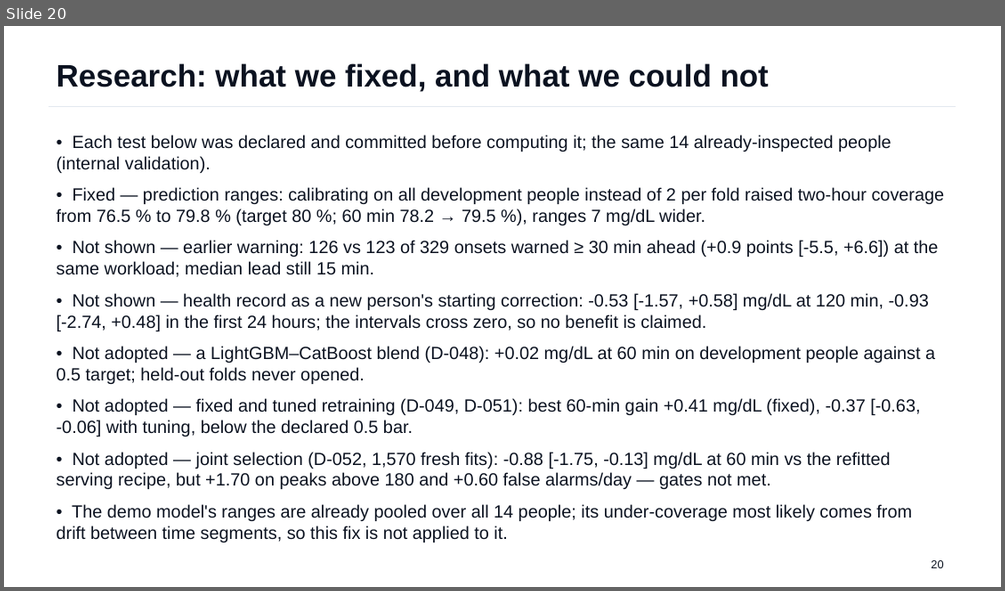
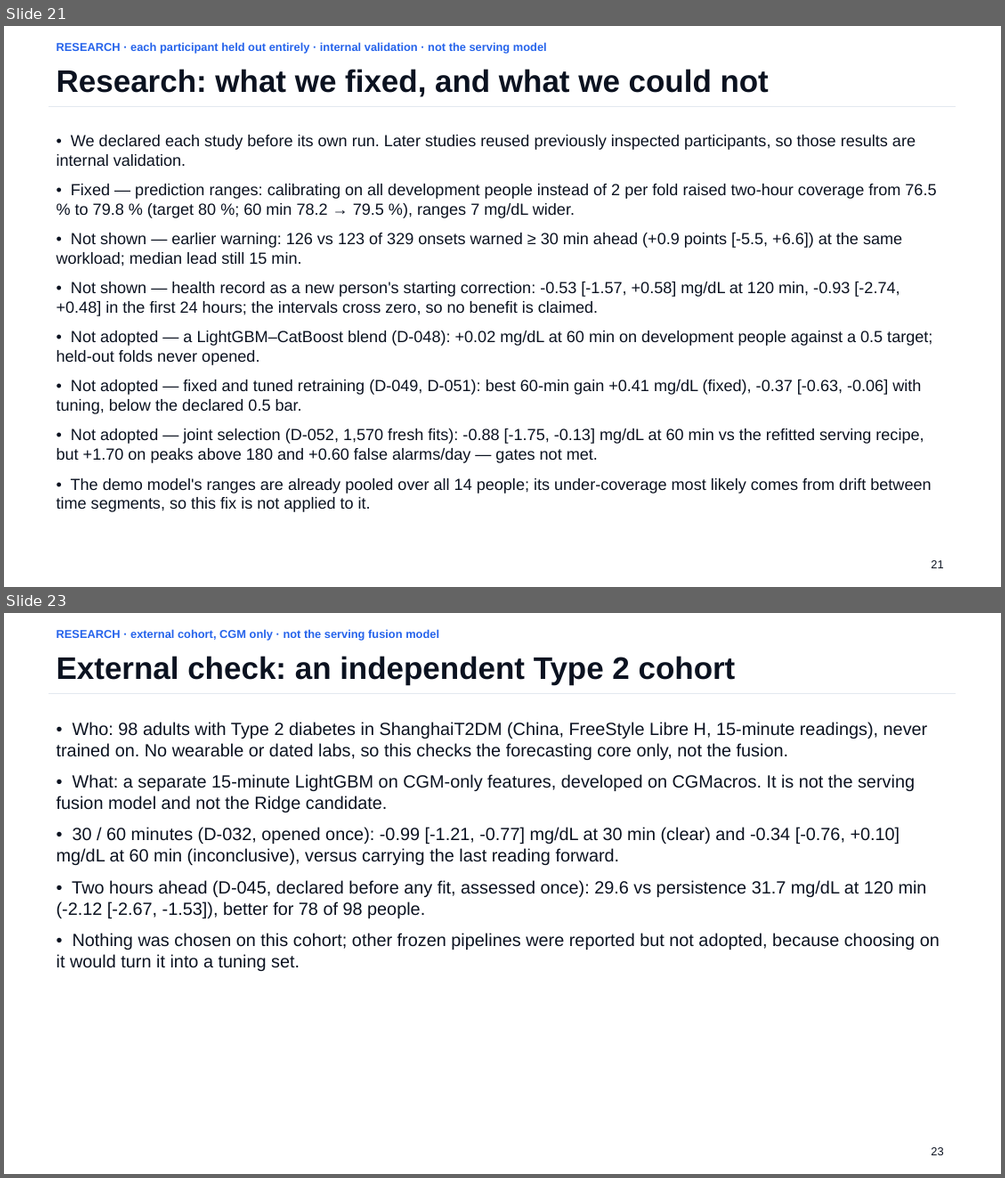
Before and after one commit to Avi36005/DigitalTwin-Challenge-Kryptonite, a slide deck: docs/submission/GlucoTwin_Presentation.pptx. Shown one above the other, each under a label of ours: slide 20 before the commit, slides 21 and 23 after it; the slides between them are not shown. The pictures are 1005x591 and 1005x1178 pixels, drawn with LibreOffice and Linux fonts; fonts in the diff are those of the drawing. Boxes give left, top, right and bottom in pixels: in the first picture for what was removed or moved away, otherwise in the second. Text is boxed around its words. In the diff, an @@ line names an element or a change of style, - is before the commit and + after.

Commit message:
submission: deck separates serving, participant-held-out and external evidence; results overview; pending D-053/D-054 slots; architecture marks bounded update, review ledger and research-only candidates; data opportunity check

```diff
--- a/docs/submission/GlucoTwin_Presentation.pptx
+++ b/docs/submission/GlucoTwin_Presentation.pptx
@@ slide 23 added at (4, 613, 1001, 1174), background #FFFFFF @@
@@ text added at (57, 629, 439, 641), 11 pt, text #2563EB, bold @@
+RESEARCH · external cohort, CGM only · not the serving fusion model
@@ text added at (57, 656, 736, 685), 30 pt, text #0B1220, bold @@
+External check: an independent Type 2 cohort
@@ line added from (48, 694) to (956, 694), #E3E8EF 0.75 pt @@
@@ text added at (57, 722, 939, 971), 17 pt, text #0B1220 @@
+• Who: 98 adults with Type 2 diabetes in ShanghaiT2DM (China, FreeStyle Libre H, 15-minute readings), never trained on. No wearable or dated labs, so this checks the forecasting core only, not the fusion.
+• What: a separate 15-minute LightGBM on CGM-only features, developed on CGMacros. It is not the serving fusion model and not the Ridge candidate.
+• 30 / 60 minutes (D-032, opened once): -0.99 [-1.21, -0.77] mg/dL at 30 min (clear) and -0.34 [-0.76, +0.10] mg/dL at 60 min (inconclusive), versus carrying the last reading forward.
+• Two hours ahead (D-045, declared before any fit, assessed once): 29.6 vs persistence 31.7 mg/dL at 120 min (-2.12 [-2.67, -1.53]), better for 78 of 98 people.
+• Nothing was chosen on this cohort; other frozen pipelines were reported but not adopted, because choosing on it would turn it into a tuning set.
@@ text added at (930, 1147, 943, 1155), 11 pt, text #0B1220 @@
+23
@@ what was slide 20 is now slide 21 @@
@@ slide 21 changed as well @@
@@ text added at (57, 42, 547, 54), 11 pt, text #2563EB, bold @@
+RESEARCH · each participant held out entirely · internal validation · not the serving model
@@ text "Research: what we fixed, and ...": place and size @@
-text "Research: what we fixed, and ..." at (57, 63, 769, 92)
+text "Research: what we fixed, and ..." at (57, 69, 769, 97)
@@ text at (57, 135, 915, 166): text changed; size 17 to 15.5 pt @@
-• Each test below was declared and committed before computing it; the same 14 already-inspected people (internal validation).
+• We declared each study before its own run. Later studies reused previously inspected participants, so those results are internal validation.
@@ text at (57, 184, 936, 512): size 17 to 15.5 pt in "• Fixed — prediction ranges: calibrating on ...", "• Not shown — earlier warning: 126 ...", "• Not shown — health record as ...", "• Not adopted — a LightGBM–CatBoost blend ..." and 3 more places @@
@@ text at (930, 560, 943, 568): text changed @@
-20
+21
```
Also in this commit, not shown: 22 other slides changed, 2 other slides added, 6 other files.
